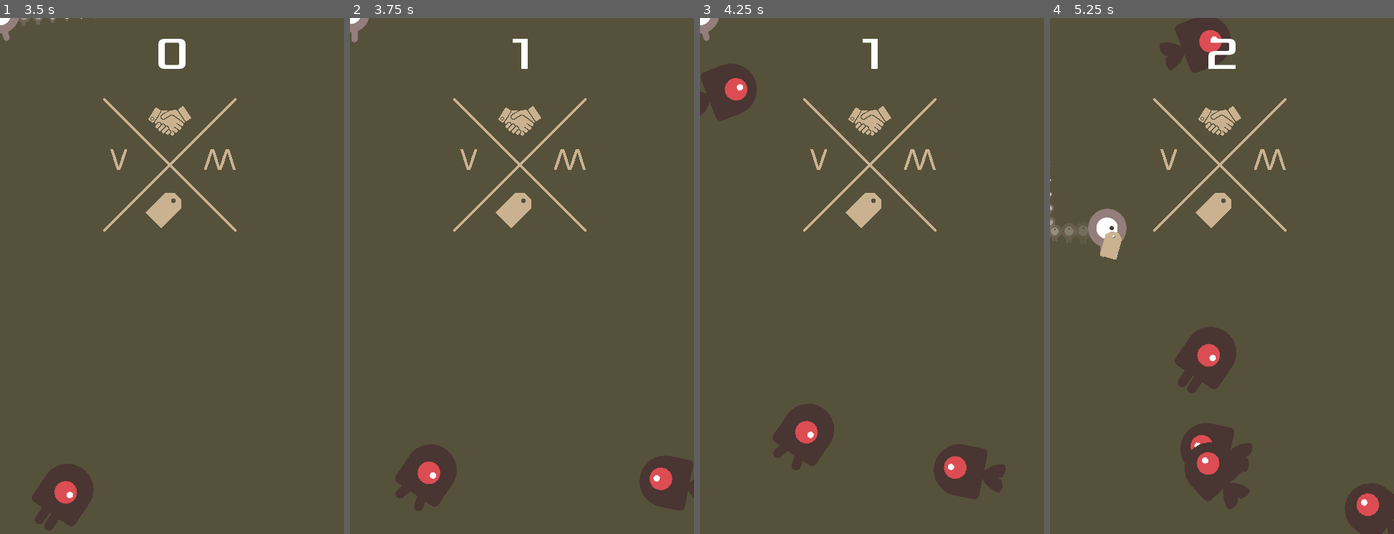
Above: before the commit, frames 1-4 (left to right).
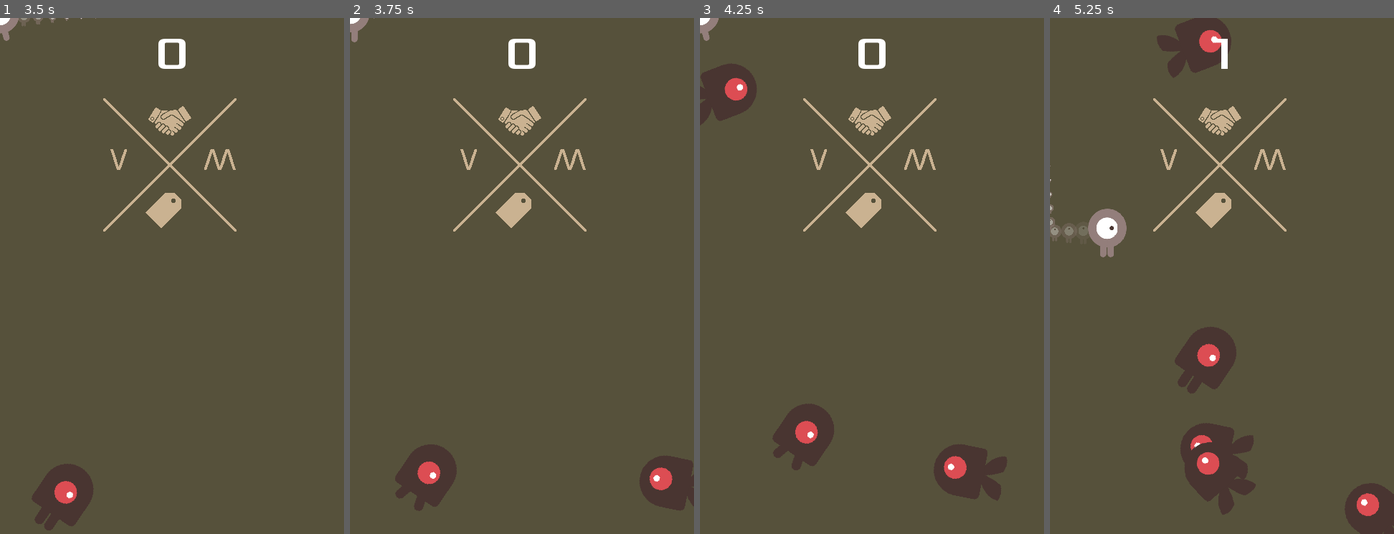
Above: after the commit, the same moments.

Repository: xbilliebobx/Dodge-The-Creeps-Public
Game: Godot game, scene res://Main.tscn
Same seed, same stepped clock (60 frames per second), same inputs: the game is played once before the commit and once after it.
Inputs:
- Up to frame 1 (3.5 s): click "Start" at 0.5 s; tap Enter at 1.25 s; hold Up (ui_up) 1.28-2.78 s; hold Left (ui_left) from 2.78 s (still down)
- Up to frame 2 (3.75 s): keep holding Left (ui_left)
- Up to frame 3 (4.25 s): keep holding Left (ui_left)
- Up to frame 4 (5.25 s): release Left (ui_left) at 4.28 s; hold Down (ui_down) 4.28-5.03 s; hold Right (ui_right) from 5.03 s (still down)

Frame 1 is identical in both runs. In frame 2, 0.4% of the frame differs, in the area x 46-100%, y 4-95%; in frame 3, 0.6%; in frame 4, 1.1%, in the area x 14-100%, y 3-100%.

Commit message:
Tag capture system in place

Diff:
--- a/Main.gd
+++ b/Main.gd
@@ -28,9 +28,14 @@
 	$ScoreTimer.start()
 	$SaleTimer.start()
 
-func _on_ScoreTimer_timeout() -> void:
+func tag_captured():
 	score += 1
 	$HUD.update_score(score)
+
+#func _on_ScoreTimer_timeout() -> void:
+#	score += 1
+#	$HUD.update_score(score)
+# ScoreTimer tijdelijk link heb ik gedisconnect vanwege errors, zolang code niet gebruikt wordt.
 
 func _on_MobTimer_timeout() -> void:
 	$MobPath/MobSpawnLocation.set_offset(randi())
--- a/Main.tscn
+++ b/Main.tscn
@@ -65,8 +65,8 @@
 stream = ExtResource( 7 )
 volume_db = -10.0
 [connection signal="hit" from="Player" to="." method="game_over"]
+[connection signal="point" from="Player" to="." method="tag_captured"]
 [connection signal="timeout" from="MobTimer" to="." method="_on_MobTimer_timeout"]
 [connection signal="timeout" from="SaleTimer" to="." method="_on_SaleTimer_timeout"]
-[connection signal="timeout" from="ScoreTimer" to="." method="_on_ScoreTimer_timeout"]
 [connection signal="timeout" from="StartTimer" to="." method="_on_StartTimer_timeout"]
 [connection signal="start_game" from="HUD" to="." method="new_game"]
--- a/Mob.tscn
+++ b/Mob.tscn
@@ -10,20 +10,20 @@
 
 [sub_resource type="SpriteFrames" id=1]
 animations = [ {
-"frames": [ ExtResource( 3 ), ExtResource( 4 ) ],
+"frames": [ ExtResource( 2 ), ExtResource( 1 ) ],
 "loop": true,
-"name": "swim",
-"speed": 4.0
+"name": "fly",
+"speed": 5.0
 }, {
 "frames": [ ExtResource( 5 ), ExtResource( 6 ) ],
 "loop": true,
 "name": "walk",
 "speed": 4.99
 }, {
-"frames": [ ExtResource( 2 ), ExtResource( 1 ) ],
+"frames": [ ExtResource( 3 ), ExtResource( 4 ) ],
 "loop": true,
-"name": "fly",
-"speed": 5.0
+"name": "swim",
+"speed": 4.0
 } ]
 
 [sub_resource type="CapsuleShape2D" id=2]
@@ -42,6 +42,7 @@
 scale = Vector2( 0.75, 0.75 )
 frames = SubResource( 1 )
 animation = "swim"
+frame = 1
 playing = true
 
 [node name="CollisionShape2D" type="CollisionShape2D" parent="."]
--- a/Player.gd
+++ b/Player.gd
@@ -1,6 +1,7 @@
 extends Area2D
 
 signal hit
+signal point
 
 export (int) var SPEED
 var velocity = Vector2()
@@ -43,13 +44,22 @@
 		$AnimatedSprite.flip_v = velocity.y > 0
 
 
-func _on_Player_body_entered(_body) -> void:
+func _on_Player_body_entered(body) -> void:
+	if "Mob" in body.get_name():
 		hide()
 		emit_signal("hit")
 		call_deferred("set_monitoring", false)
+		print("mob hit")
+		print(body.get_name())
+	elif "Sale" in body.get_name():
+		emit_signal("point")
+		body.captured()
+		print("tag captured")
+		print(body.get_name())
+	else:
+		print(body.get_name())
 
 func start(pos):
 	position = pos
 	show()
 	monitoring = true
-	#monitorable testen
--- a/Player.tscn
+++ b/Player.tscn
@@ -46,6 +46,7 @@
 
 [node name="Player" type="Area2D"]
 position = Vector2( 204, 186 )
+collision_layer = 2
 script = ExtResource( 5 )
 SPEED = 400
 
--- a/Sale.gd
+++ b/Sale.gd
@@ -6,5 +6,5 @@
 func _on_VisibilityNotifier2D_screen_exited():
 	queue_free()
 
-func _on_Sale_body_exited(_body) -> void:
-	hide()
+func captured() -> void:
+	queue_free()
--- a/Sale.tscn
+++ b/Sale.tscn
@@ -21,5 +21,4 @@
 polygon = PoolVector2Array( -78, 241, -69, 241, -61, 249, -61, 258, -83, 280, -100, 263 )
 
 [node name="VisibilityNotifier2D" type="VisibilityNotifier2D" parent="."]
-[connection signal="body_exited" from="." to="." method="_on_Sale_body_exited"]
 [connection signal="screen_exited" from="VisibilityNotifier2D" to="." method="_on_VisibilityNotifier2D_screen_exited"]
